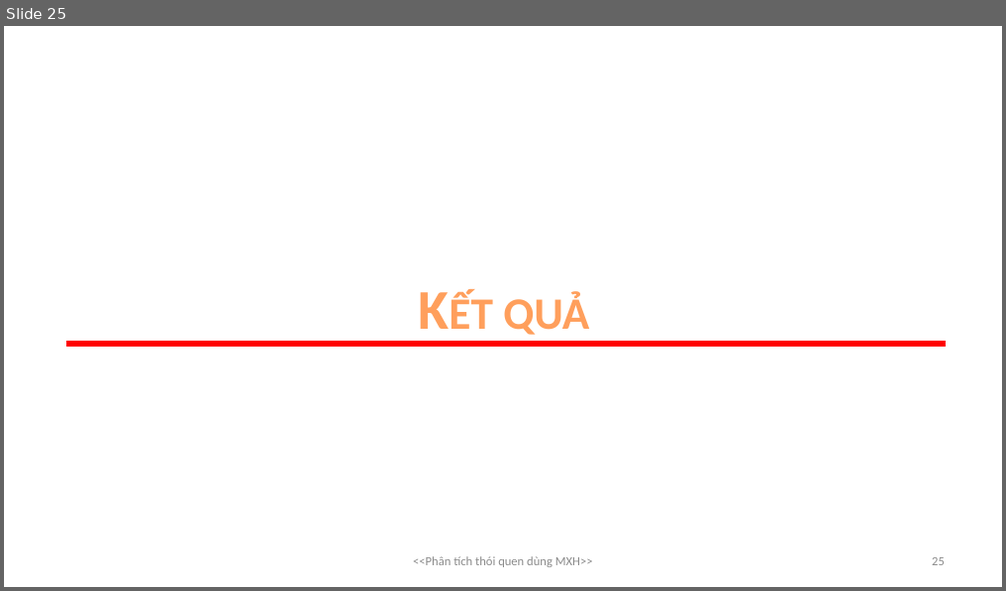
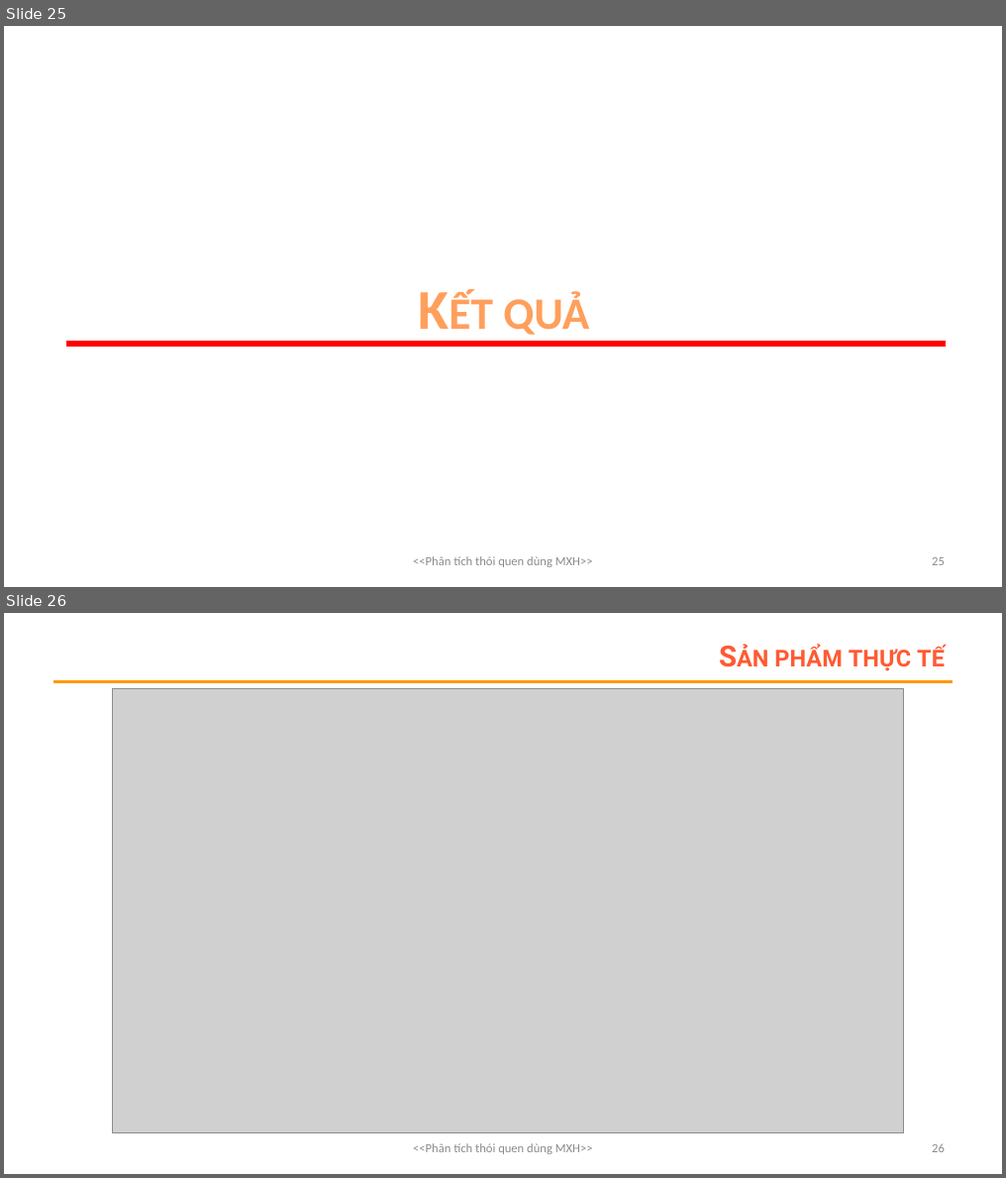
Before and after one commit to Dzimeomeo/DAT111_PROJECT, a slide deck: document/presentation/DAT111 - nhom4.pptx. Shown one above the other, each under a label of ours: slide 25 before the commit, slides 25 and 26 after it. The pictures are 1006x591 and 1006x1178 pixels, drawn with LibreOffice and Linux fonts; fonts in the diff are those of the drawing; grey boxes stand for pictures; background and template pictures are left out. Boxes give left, top, right and bottom in pixels: in the first picture for what was removed or moved away, otherwise in the second. Text is boxed around its words. In the diff, an @@ line names an element or a change of style, - is before the commit and + after.

```diff
--- a/document/presentation/DAT111 - nhom4.pptx
+++ b/document/presentation/DAT111 - nhom4.pptx
@@ slide 26 added at [4,613,1002,1174], background #FFFFFF @@
@@ title added at [774,646,944,671], 28 pt, text #FF5A33, bold, small capitals @@
+Sản phẩm thực tế
@@ line added from (54, 682) to (952, 682), #FF9900 3 pt @@
@@ picture added at [112,688,904,1134] @@
@@ text added at [413,1144,593,1155], 12 pt, text #8C8C8C @@
+<<Phân tích thói quen dùng MXH>>
@@ page number added at [932,1144,944,1153], 12 pt, text #8C8C8C @@
+26
```
Also in this commit, not shown: 2 slides changed.
